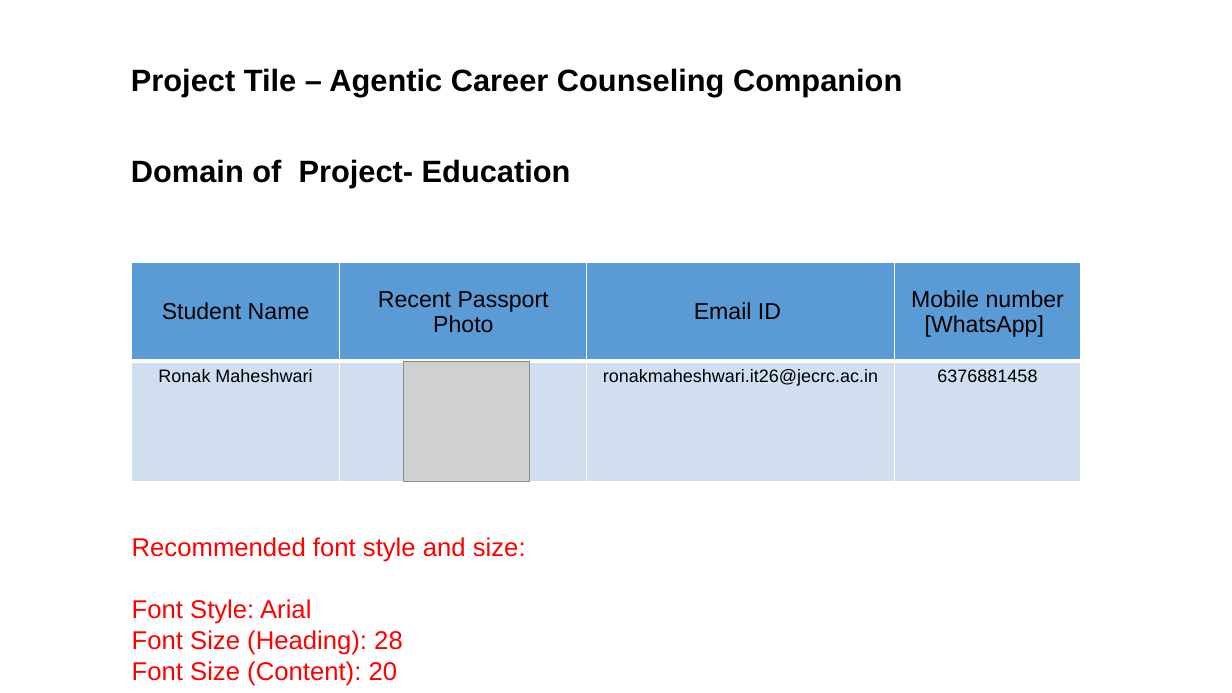
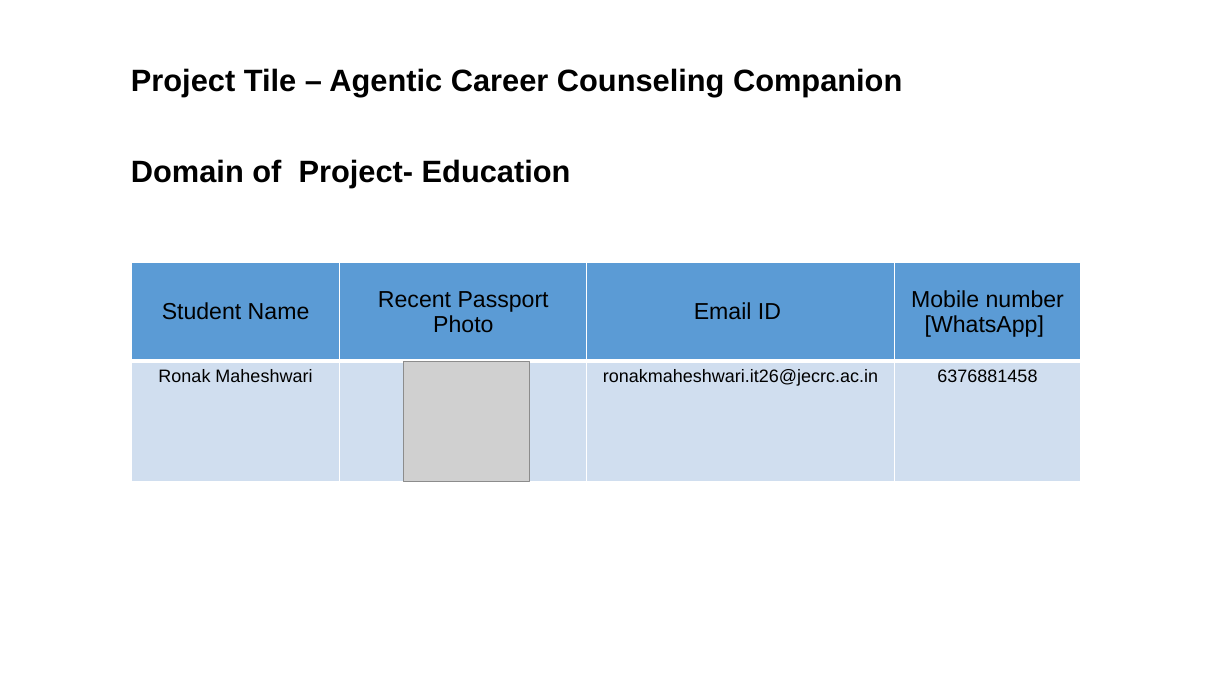
Before and after one commit to Ronak28M/CareerPilot-AI, a slide deck: slide 2 of Project PPT.pptx. Drawn at 1232x693 pixels with LibreOffice and Linux fonts; fonts in the diff are those of the drawing; grey boxes stand for pictures. Boxes give left, top, right and bottom in pixels: in the first picture for what was removed or moved away, otherwise in the second. Text is boxed around its words. In the diff, an @@ line names an element or a change of style, - is before the commit and + after.

```diff
--- a/Project PPT.pptx
+++ b/Project PPT.pptx
@@ text removed at [132,537,526,686] @@
-Recommended font style and size:
-Font Style: Arial
-Font Size (Heading): 28
-Font Size (Content): 20
```
Also in this commit, not shown: 1 other slide changed.
